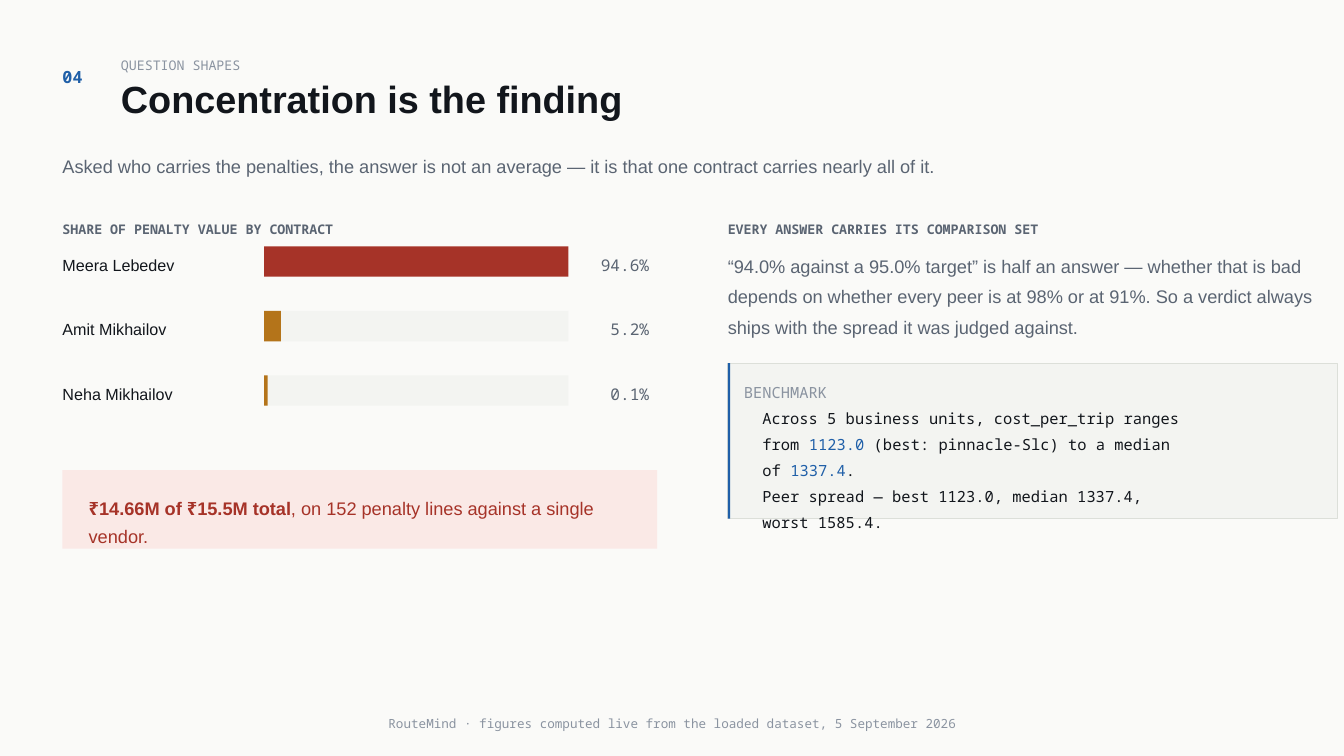
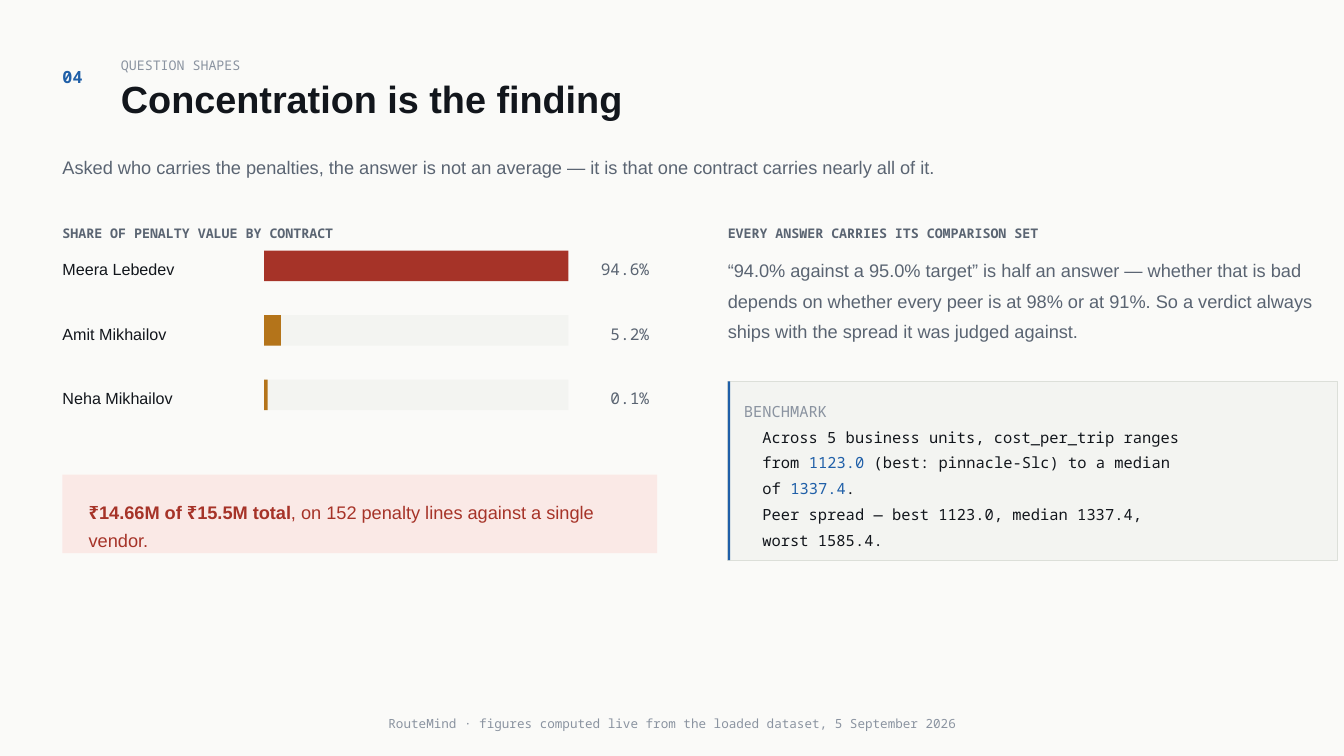
Before and after one commit to VishnuGupta16/routemind-service, a slide deck: slide 10 of docs/routemind-demo-deck.pptx. Drawn at 1344x756 pixels with LibreOffice and Linux fonts; fonts in the diff are those of the drawing. Boxes give left, top, right and bottom in pixels: in the first picture for what was removed or moved away, otherwise in the second. Text is boxed around its words. In the diff, an @@ line names an element or a change of style, - is before the commit and + after.

```diff
--- a/docs/routemind-demo-deck.pptx
+++ b/docs/routemind-demo-deck.pptx
@@ text "Meera Lebedev" moved from (x1=62, y1=259, x2=175, y2=271) to (x1=62, y1=263, x2=175, y2=275) @@
@@ text "94.6%" moved from (x1=601, y1=259, x2=649, y2=271) to (x1=601, y1=263, x2=649, y2=275) @@
@@ text "“94.0% against a 95.0% target” ..." moved from (x1=728, y1=260, x2=1313, y2=338) to (x1=728, y1=264, x2=1313, y2=342) @@
@@ text "Amit Mikhailov" moved from (x1=62, y1=323, x2=166, y2=335) to (x1=62, y1=328, x2=166, y2=340) @@
@@ text "5.2%" moved from (x1=610, y1=323, x2=649, y2=335) to (x1=610, y1=328, x2=649, y2=340) @@
@@ text "Neha Mikhailov" moved from (x1=62, y1=388, x2=172, y2=400) to (x1=62, y1=392, x2=172, y2=404) @@
@@ text "0.1%" moved from (x1=610, y1=388, x2=649, y2=400) to (x1=610, y1=392, x2=649, y2=404) @@
@@ rectangle resized from (x1=728, y1=363, x2=1338, y2=518) to (x1=728, y1=381, x2=1338, y2=560) @@
@@ rectangle resized from (x1=728, y1=363, x2=730, y2=518) to (x1=728, y1=381, x2=730, y2=560) @@
@@ text "BENCHMARK" rewrapped from (x1=744, y1=387, x2=1180, y2=506) to (x1=744, y1=406, x2=1180, y2=546) @@
@@ 6 rectangles, 2 texts moved together from (x1=62, y1=224, x2=1038, y2=548) to (x1=62, y1=228, x2=1038, y2=554) @@
@@ text "₹14.66M of ₹15.5M total, on ..." moved from (x1=89, y1=502, x2=593, y2=543) to (x1=89, y1=506, x2=593, y2=547) @@
```
Also in this commit, not shown: 12 other slides changed, 1 other file.
